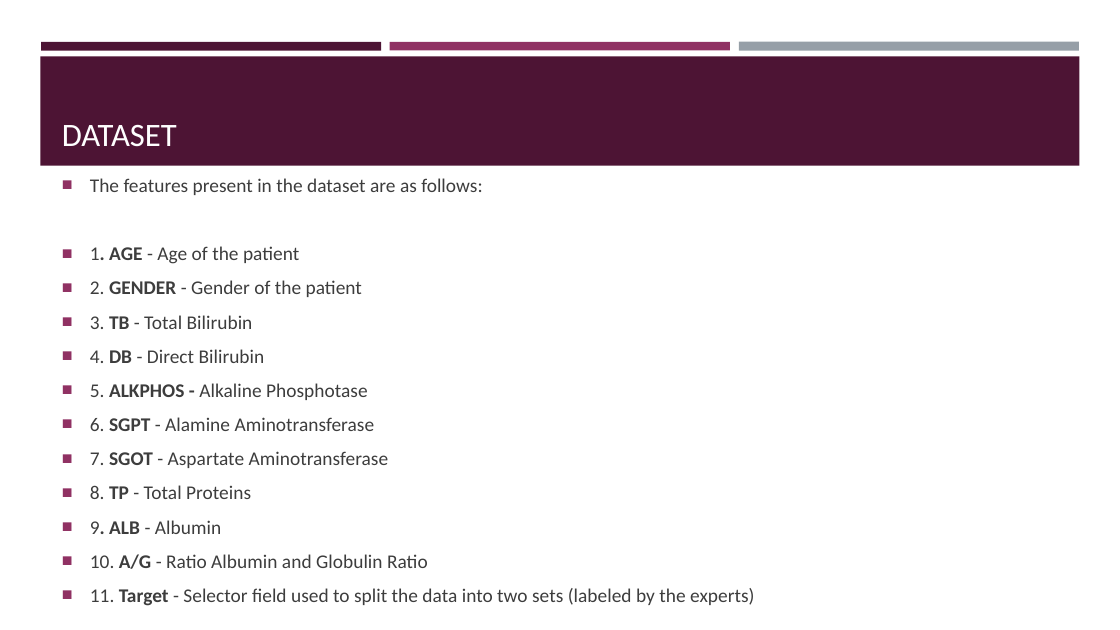
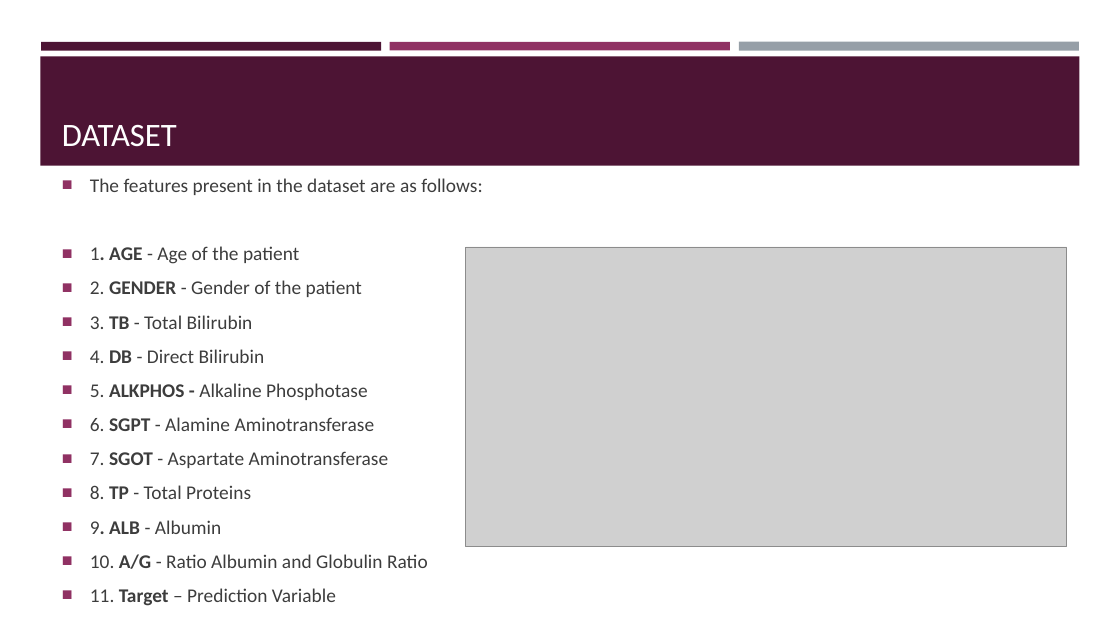
Before and after one commit to fortyTwo102/bioinformatics, a slide deck: slide 8 of reports/Final Reports/GROUP 13 - PPT.pptx. Drawn at 1120x630 pixels with LibreOffice and Linux fonts; fonts in the diff are those of the drawing; grey boxes stand for pictures. Boxes give left, top, right and bottom in pixels: in the first picture for what was removed or moved away, otherwise in the second. Text is boxed around its words. In the diff, an @@ line names an element or a change of style, - is before the commit and + after.

```diff
--- a/reports/Final Reports/GROUP 13 - PPT.pptx
+++ b/reports/Final Reports/GROUP 13 - PPT.pptx
@@ picture added at (466, 247, 1067, 546) @@
@@ text at (90, 588, 336, 606): text changed @@
-■ 11. Target - Selector field used to split the data into two sets (labeled by the experts)
+■ 11. Target – Prediction Variable
```
Also in this commit, not shown: 9 other slides changed, 3 slides added, 20 other files.
